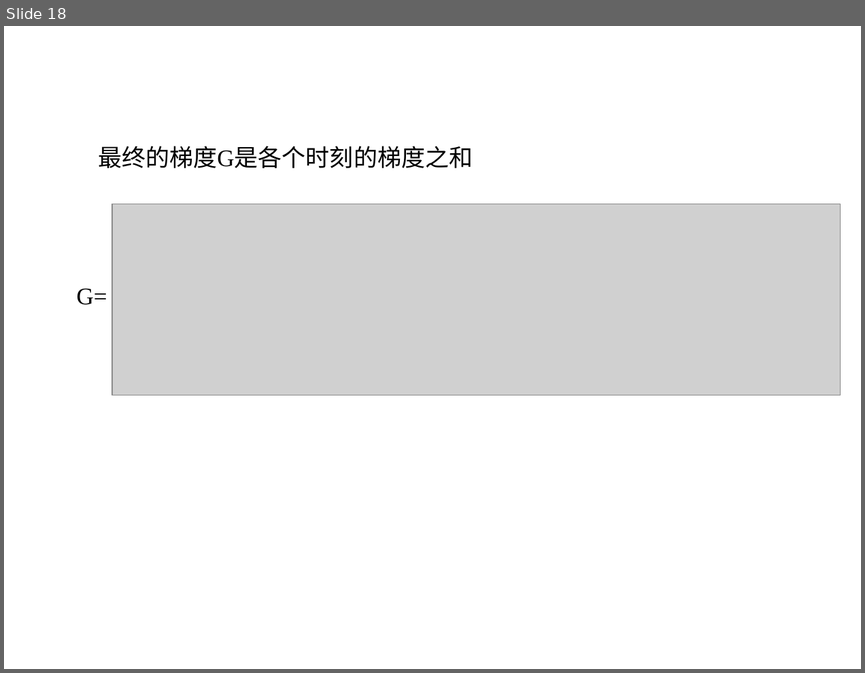
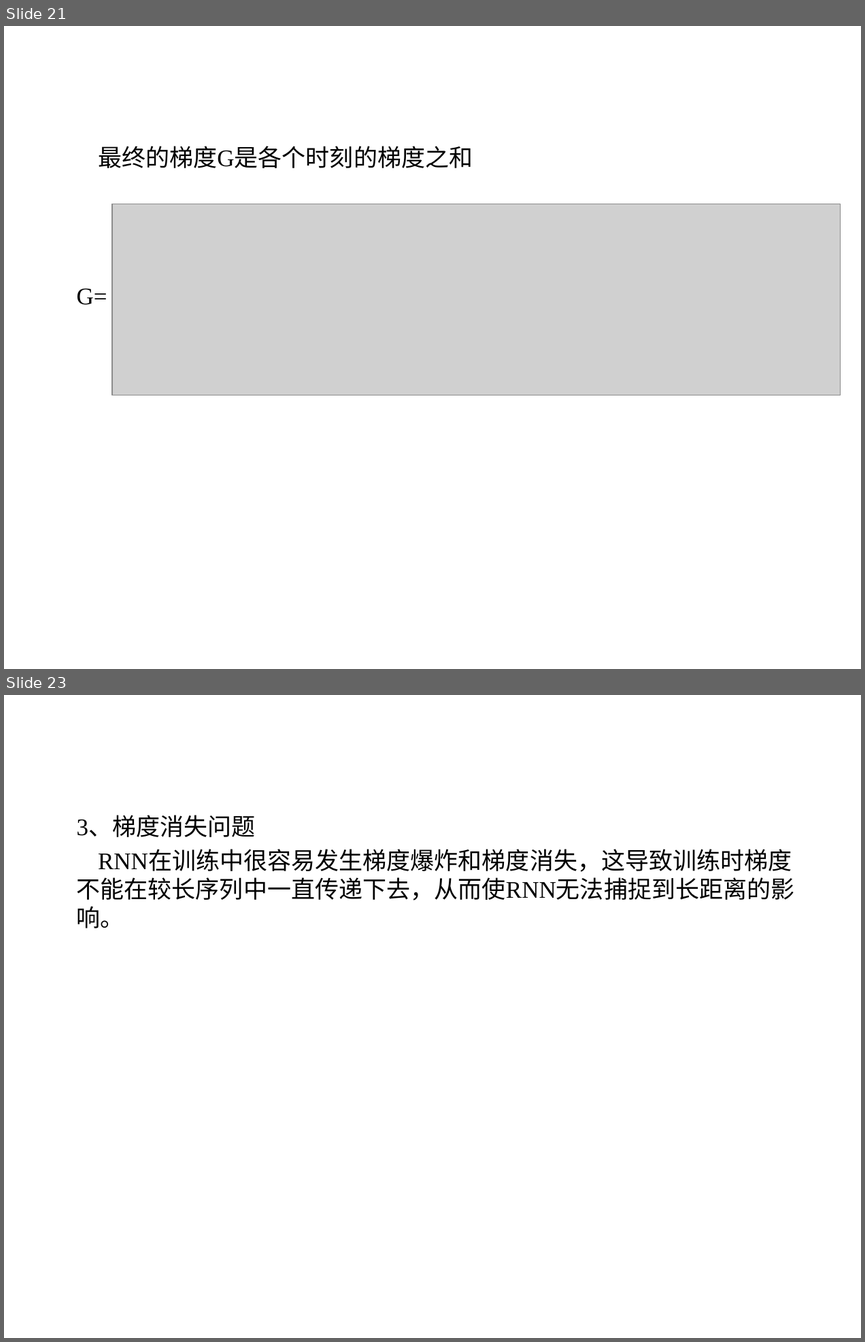
Before and after one commit to sunyisgithub/Git, a slide deck: 循环神经网络（Recurrent Neural Network）.ppt. Shown one above the other, each under a label of ours: slide 18 before the commit, slides 21 and 23 after it; the slides between them are not shown. The pictures are 865x673 and 865x1342 pixels, drawn with LibreOffice and Linux fonts; fonts in the diff are those of the drawing; grey boxes stand for pictures; background and template pictures are left out. Boxes give left, top, right and bottom in pixels: in the first picture for what was removed or moved away, otherwise in the second. Text is boxed around its words. In the diff, an @@ line names an element or a change of style, - is before the commit and + after.

```diff
--- a/循环神经网络（Recurrent Neural Network）.ppt
+++ b/循环神经网络（Recurrent Neural Network）.ppt
@@ slide 23 added at (4, 695, 861, 1338), background picture (left out) @@
@@ text added at (77, 816, 795, 928), 20 pt, text #000000 @@
+3、梯度消失问题
+RNN在训练中很容易发生梯度爆炸和梯度消失，这导致训练时梯度不能在较长序列中一直传递下去，从而使RNN无法捕捉到长距离的影响。
@@ what was slide 18 is now slide 21 @@
```
Also in this commit, not shown: 6 slides changed, 4 other slides added, 26 slides removed.
